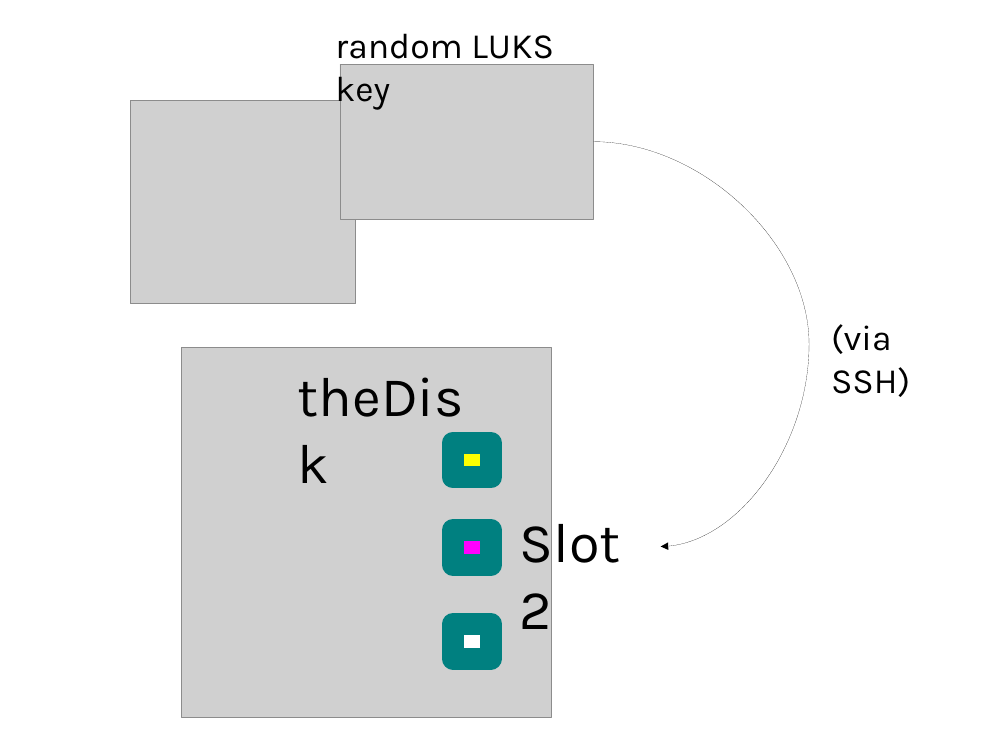
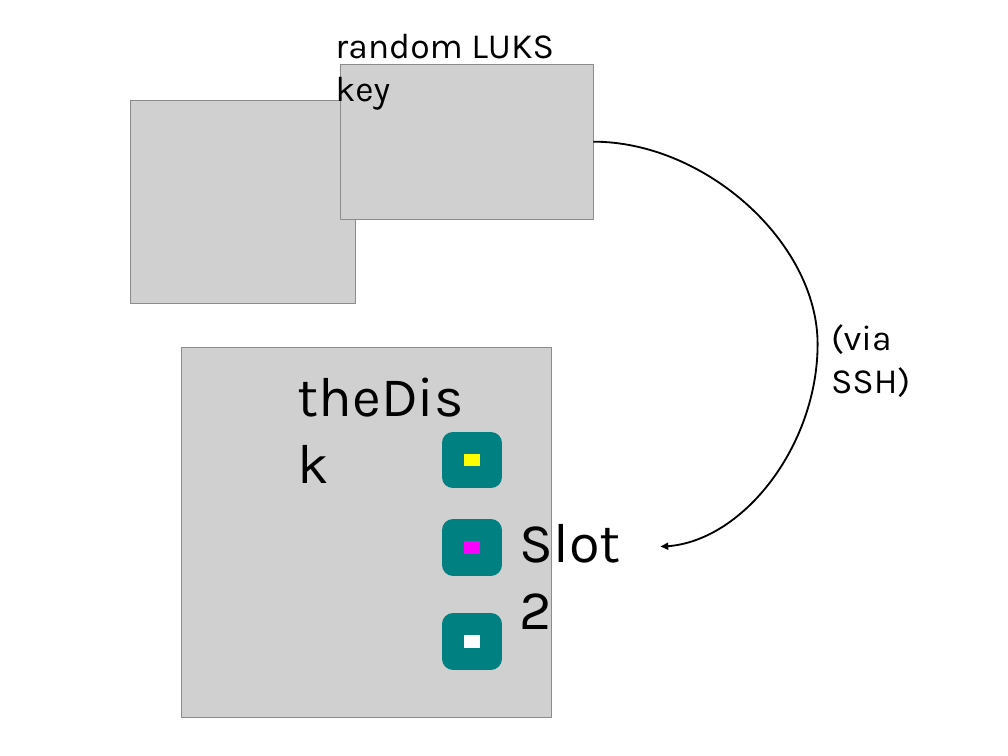
Before and after one commit to arver/arver, a slide deck: slide 11 of presentation/28c3.odp. Drawn at 1008x756 pixels with LibreOffice and Linux fonts; fonts in the diff are those of the drawing; grey boxes stand for pictures. Boxes give left, top, right and bottom in pixels: in the first picture for what was removed or moved away, otherwise in the second. Text is boxed around its words. In the diff, an @@ line names an element or a change of style, - is before the commit and + after.

Commit message:
fix arrows

```diff
--- a/presentation/28c3.odp
+++ b/presentation/28c3.odp
@@ curved arrow (594, 142) - (661, 547): stroke #000000 0 pt to #000000 1.45 pt; route changed @@
```
Also in this commit, not shown: 5 other slides changed.
